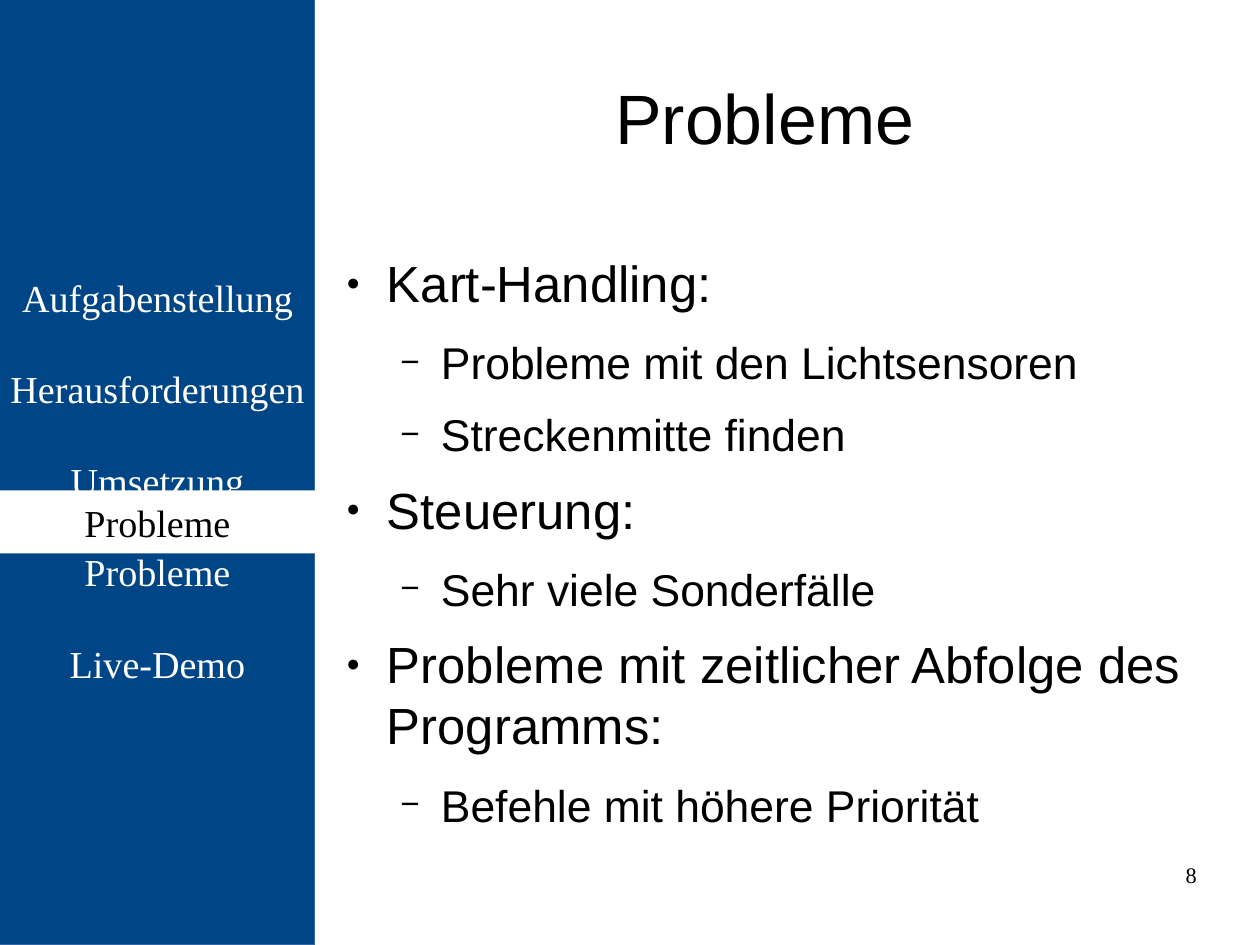
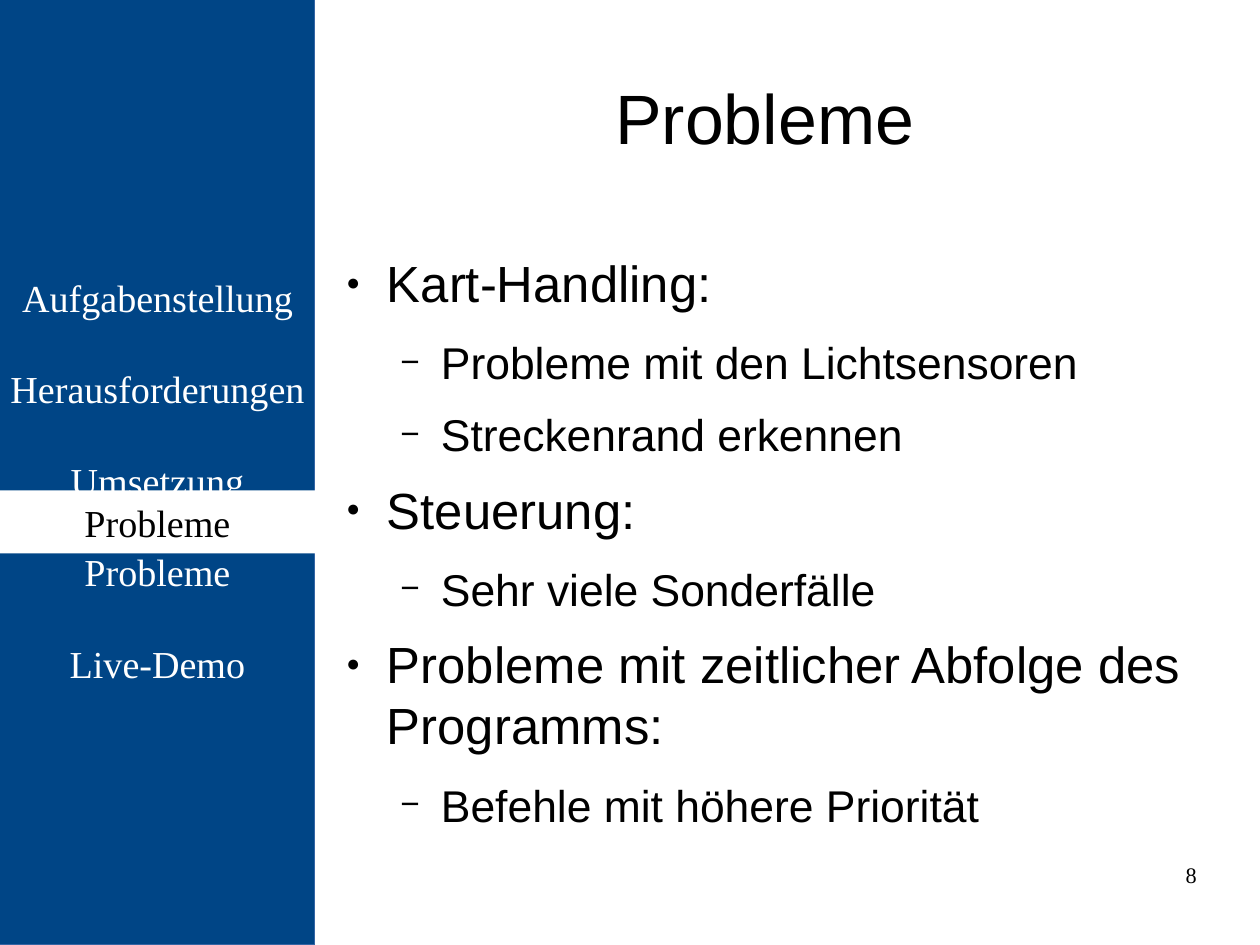
Before and after one commit to kapsl/embedded, a slide deck: slide 8 of Abschlusspräsentation/Abschlusspräsentation.odp. Drawn at 1260x945 pixels with LibreOffice and Linux fonts; fonts in the diff are those of the drawing. Boxes give left, top, right and bottom in pixels: in the first picture for what was removed or moved away, otherwise in the second. Text is boxed around its words. In the diff, an @@ line names an element or a change of style, - is before the commit and + after.

```diff
--- a/Abschlusspräsentation/Abschlusspräsentation.odp
+++ b/Abschlusspräsentation/Abschlusspräsentation.odp
@@ text at box(441, 418, 902, 452): text changed @@
-  − Streckenmitte finden
+  − Streckenrand erkennen
```
Also in this commit, not shown: 3 other slides changed.
